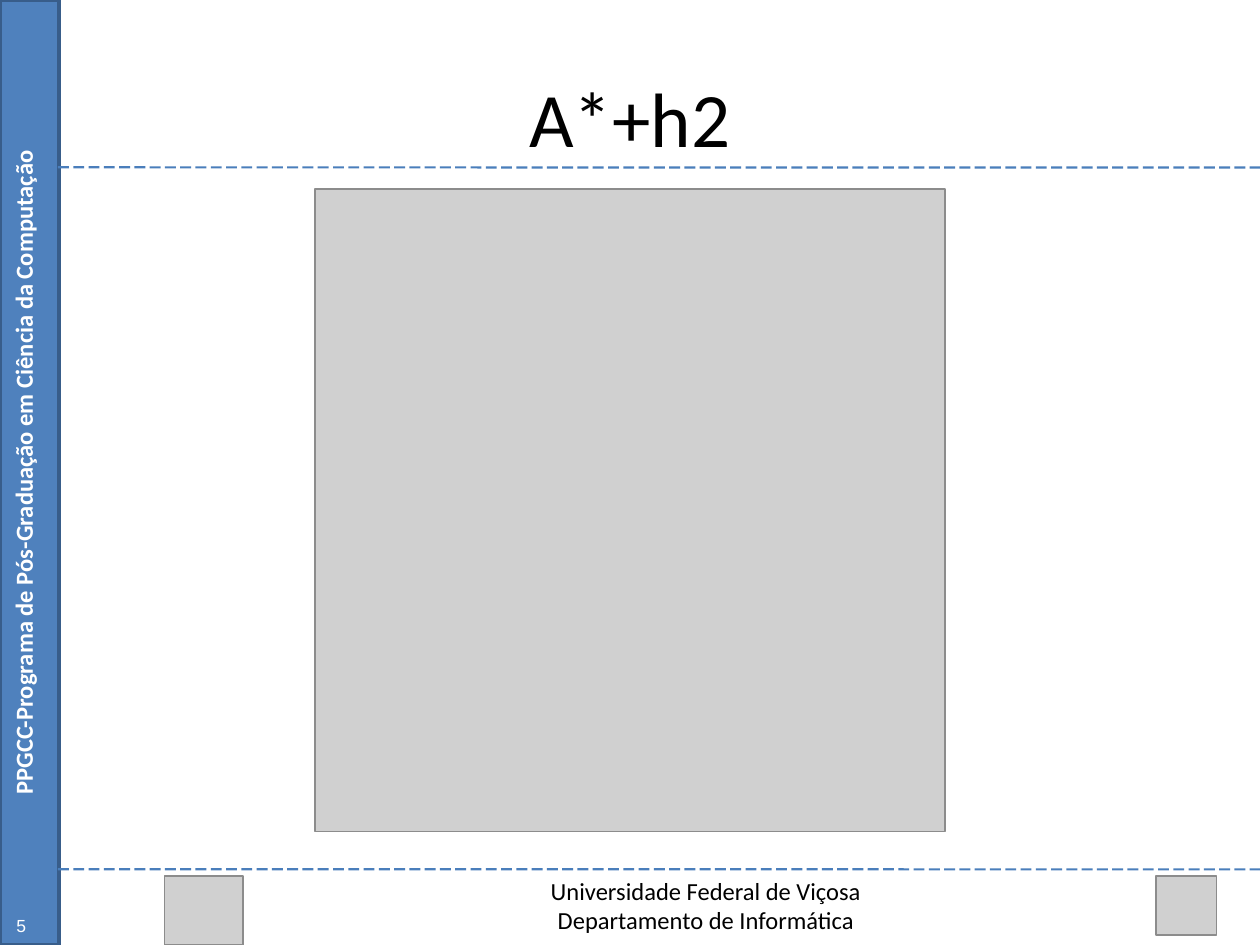
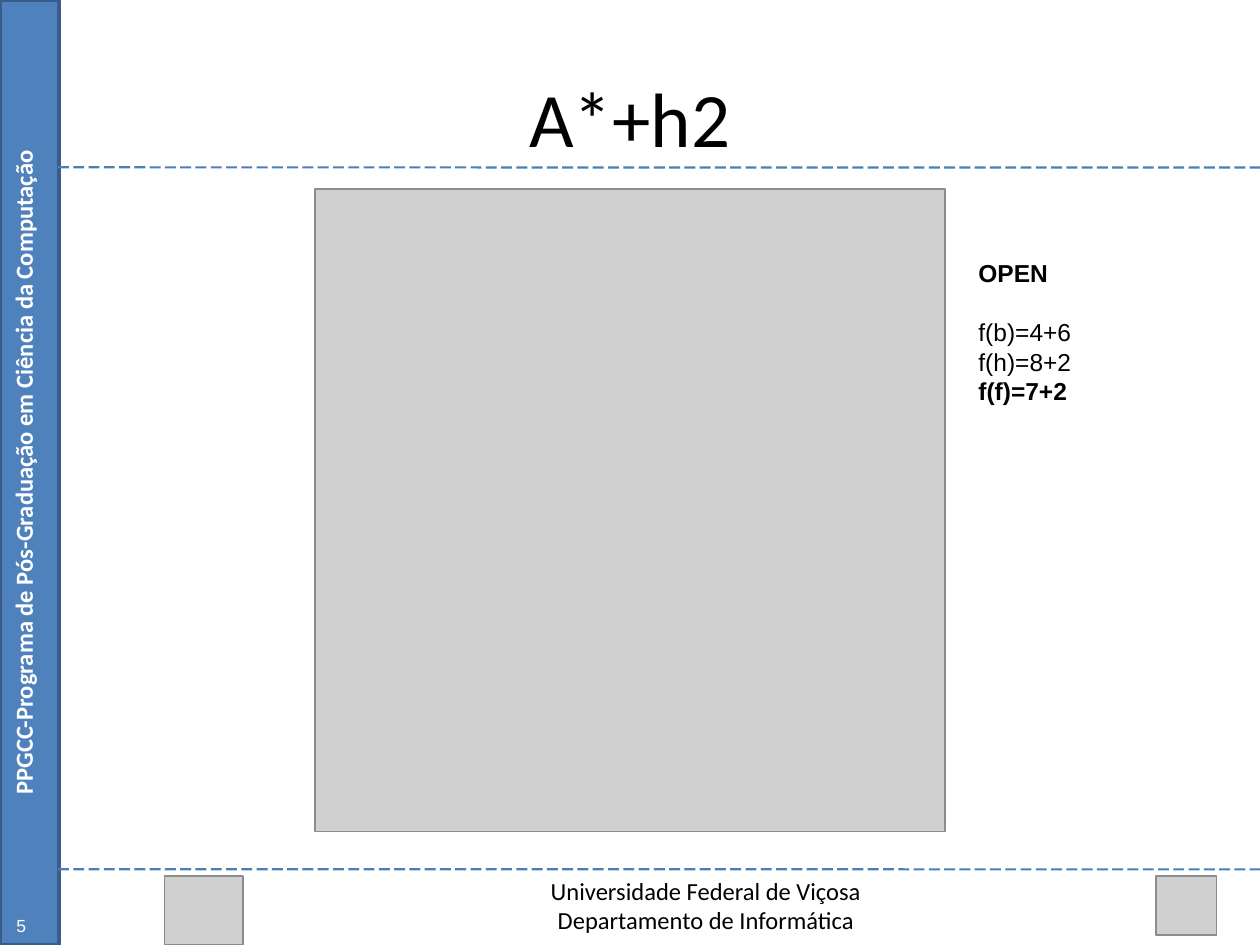
Before and after one commit to Marvinsky/research-marvin, a slide deck: slide 16 of latex/odp/dissertation_v12.odp (slide 15 before the commit). Drawn at 1260x945 pixels with LibreOffice and Linux fonts; fonts in the diff are those of the drawing; grey boxes stand for pictures. Boxes give left, top, right and bottom in pixels: in the first picture for what was removed or moved away, otherwise in the second. Text is boxed around its words. In the diff, an @@ line names an element or a change of style, - is before the commit and + after.

```diff
--- a/latex/odp/dissertation_v12.odp
+++ b/latex/odp/dissertation_v12.odp
@@ text added at [978, 265, 1071, 405], 14 pt, text #000000 @@
+OPEN
+f(b)=4+6
+f(h)=8+2
+f(f)=7+2
```
Also in this commit, not shown: 39 other slides changed, 2 slides added.
